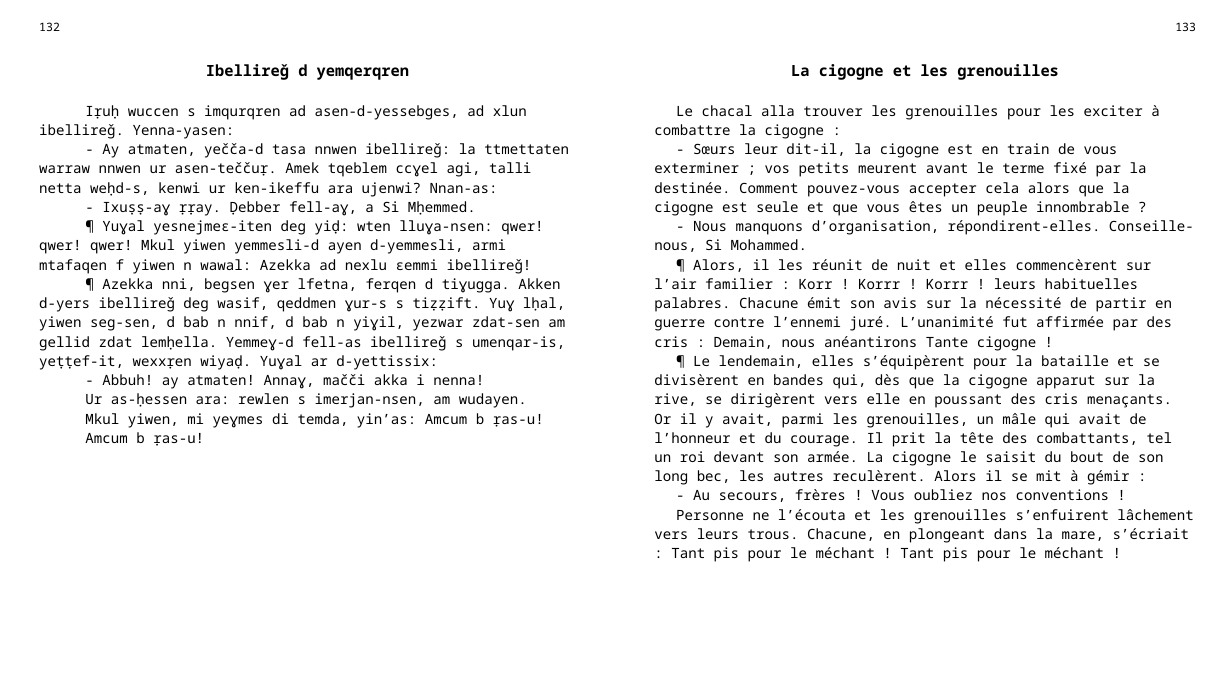
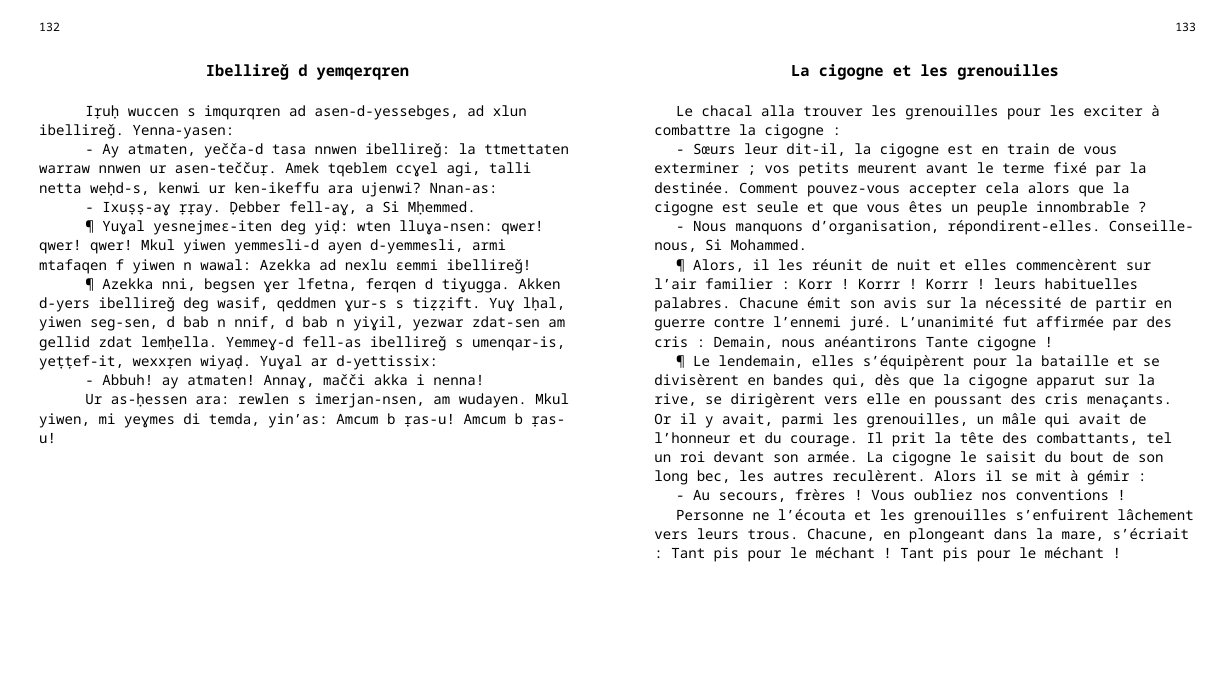
Before and after one commit to sferhah/tamacahut_n_wuccen, a slide deck: slide 62 of Uccen.ConsoleApp/uccen.pptx. Drawn at 1232x693 pixels with LibreOffice and Linux fonts; fonts in the diff are those of the drawing. Boxes give left, top, right and bottom in pixels: in the first picture for what was removed or moved away, otherwise in the second. Text is boxed around its words. In the diff, an @@ line names an element or a change of style, - is before the commit and + after.

```diff
--- a/Uccen.ConsoleApp/uccen.pptx
+++ b/Uccen.ConsoleApp/uccen.pptx
@@ table at box(30, 15, 1205, 668) @@
-row 3, column 1: Iṛuḥ wuccen s imqurqren ad asen-d-yessebges, ad xlun ibellireǧ. Yenna-yasen: / - Ay atmaten, yečča-d tasa nnwen ibellireǧ: la ttmettaten warraw nnwen ur asen-teččuṛ. Amek tqeblem ccɣel agi, talli netta weḥd-s, kenwi ur ken-ikeffu ara ujenwi? Nnan-as: / - Ixuṣṣ-aɣ ṛṛay. Ḍebber fell-aɣ, a Si Mḥemmed. / ¶ Yuɣal yesnejmeɛ-iten deg yiḍ: wten lluɣa-nsen: qwer! qwer! qwer! Mkul yiwen yemmesli-d ayen d-yemmesli, armi mtafaqen f yiwen n wawal: Azekka ad nexlu ɛemmi ibellireǧ! / ¶ Azekka nni, begsen ɣer lfetna, ferqen d tiɣugga. Akken d-yers ibellireǧ deg wasif, qeddmen ɣur-s s tiẓẓift. Yuɣ lḥal, yiwen seg-sen, d bab n nnif, d bab n yiɣil, yezwar zdat-sen am gellid zdat lemḥella. Yemmeɣ-d fell-as ibellireǧ s umenqar-is, yeṭṭef-it, wexxṛen wiyaḍ. Yuɣal ar d-yettissix: / - Abbuh! ay atmaten! Annaɣ, mačči akka i nenna! / Ur as-ḥessen ara: rewlen s imerjan-nsen, am wudayen. / Mkul yiwen, mi yeɣmes di temda, yin’as: Amcum b ṛas-u! / Amcum b ṛas-u!
+row 3, column 1: Iṛuḥ wuccen s imqurqren ad asen-d-yessebges, ad xlun ibellireǧ. Yenna-yasen: / - Ay atmaten, yečča-d tasa nnwen ibellireǧ: la ttmettaten warraw nnwen ur asen-teččuṛ. Amek tqeblem ccɣel agi, talli netta weḥd-s, kenwi ur ken-ikeffu ara ujenwi? Nnan-as: / - Ixuṣṣ-aɣ ṛṛay. Ḍebber fell-aɣ, a Si Mḥemmed. / ¶ Yuɣal yesnejmeɛ-iten deg yiḍ: wten lluɣa-nsen: qwer! qwer! qwer! Mkul yiwen yemmesli-d ayen d-yemmesli, armi mtafaqen f yiwen n wawal: Azekka ad nexlu ɛemmi ibellireǧ! / ¶ Azekka nni, begsen ɣer lfetna, ferqen d tiɣugga. Akken d-yers ibellireǧ deg wasif, qeddmen ɣur-s s tiẓẓift. Yuɣ lḥal, yiwen seg-sen, d bab n nnif, d bab n yiɣil, yezwar zdat-sen am gellid zdat lemḥella. Yemmeɣ-d fell-as ibellireǧ s umenqar-is, yeṭṭef-it, wexxṛen wiyaḍ. Yuɣal ar d-yettissix: / - Abbuh! ay atmaten! Annaɣ, mačči akka i nenna! / Ur as-ḥessen ara: rewlen s imerjan-nsen, am wudayen. Mkul yiwen, mi yeɣmes di temda, yin’as: Amcum b ṛas-u! Amcum b ṛas-u!
```
Also in this commit, not shown: 1 other file.
